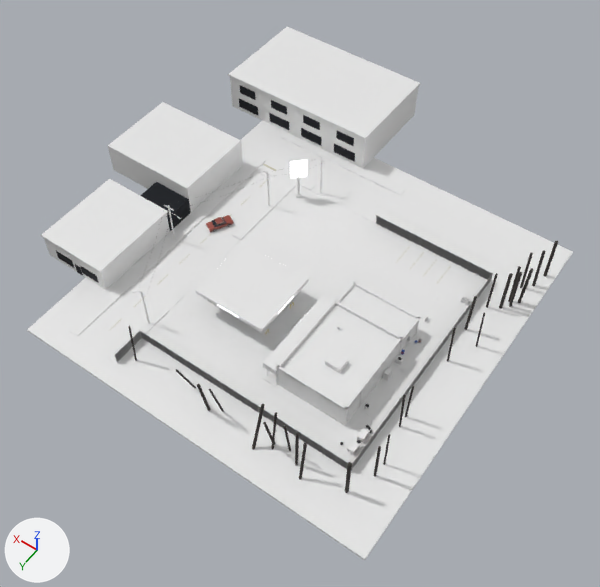
Renders of the glTF model fps/assets/block/gas_station.glb from each side of a commit.
Before and after are seen from a 50 mm lens placed at (-23.4, 43.9, 114.9), pointed at (30.2, -31.1, -3.0). Every picture has the same lights, and +X, +Y and +Z are marked at lower left. The first picture is the older version. Objects named as collision shapes, trigger or cutter boxes, shadow casters or lower levels of detail are left out. Vertices at exactly the same position are counted once.

The first picture shows 'backdrop', 'canopy', 'dirt-nocol', 'ground', 'store_shell', 'store_trim-nocol' and 4 more.
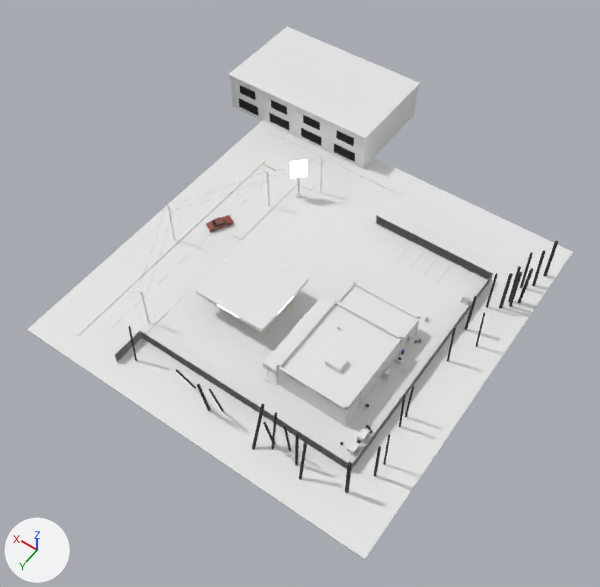
What differs and where, as boxes (x1, y1, x2, y2) in the pictures (600 x 587 px):
'backdrop', reshaped (49% narrower, 46% shorter)
    before: (41, 27, 420, 290)
    after: (228, 27, 420, 169)
'store_trim-nocol', reshaped (12% narrower)
    before: (56, 85, 558, 493)
    after: (115, 85, 558, 493)
part 1 of me_store_trim_nocol, deleted
    before: (80, 266, 99, 283)
part 2 of me_store_trim_nocol, deleted
    before: (56, 251, 74, 268)
part 3 of me_store_trim_nocol, deleted
    before: (75, 264, 83, 276)
part 4 of me_backdrop, deleted
    before: (43, 102, 243, 290)
part 5 of me_backdrop, deleted
    before: (41, 179, 168, 273)

The edits, one by one:
me_store_trim_nocol is used by ob_store_trim_nocol; location (0.0, 0.0, 0.0).
me_store_trim_nocol had 5016 vertices, 8654 faces and spanned x -4.5..68.5, y -62.0..0.0, z -0.1..9.5.
me_store_trim_nocol now has 4992 vertices, 8618 faces and spans x -4.5..68.0, y -62.0..0.0, z -0.1..9.5.
me_store_trim_nocol part 1: the loose piece of 8 vertices spanning x 58.5..62.5, y -10.0, z 0.9..3.0 is deleted.
me_store_trim_nocol part 2: the loose piece of 8 vertices spanning x 64.5..68.5, y -10.0, z 0.9..3.0 is deleted.
me_store_trim_nocol part 3: the loose piece of 8 vertices spanning x 62.6..64.0, y -10.0, z 0.0..2.4 is deleted.
me_backdrop is used by ob_backdrop; location (0.0, 0.0, 0.0).
me_backdrop had 46 vertices, 72 faces and spanned x 36.8..77.0, y -82.2..-9.8, z 0.0..8.2.
me_backdrop now has 16 vertices, 24 faces and spans x 36.8..70.2, y -82.2..-61.8, z 0.0..8.2.
me_backdrop part 4: the loose piece of 22 vertices spanning x 57.0..77.0, y -49.0..-10.0, z 0.0..6.4 is deleted.
me_backdrop part 5: the loose piece of 8 vertices spanning x 56.8..71.2, y -27.2..-9.8, z 5.2..5.5 is deleted.
me_backdrop no longer uses material mat_paintedplaster006 (white #e7e7e7).
me_backdrop no longer uses material mat_night (black #12161d).
